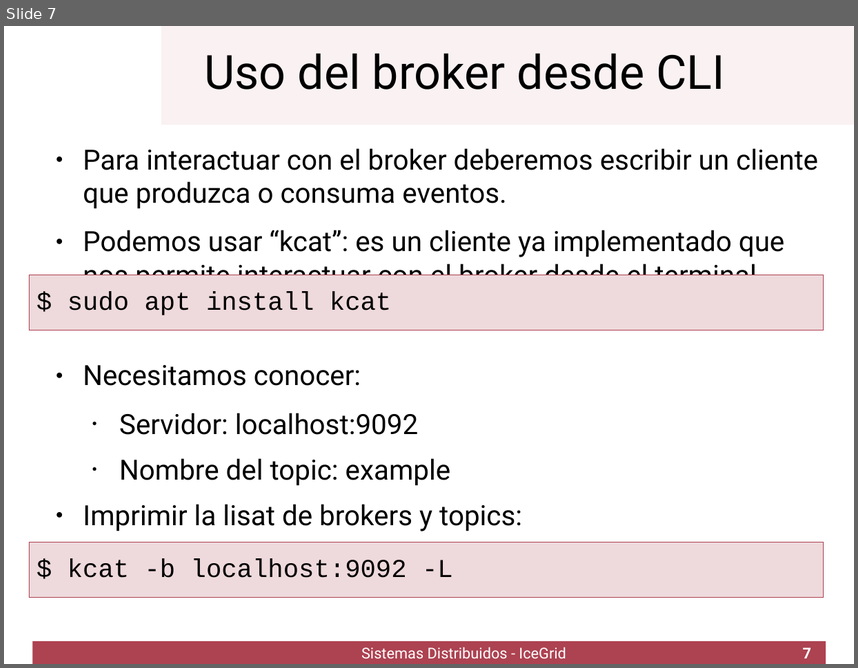
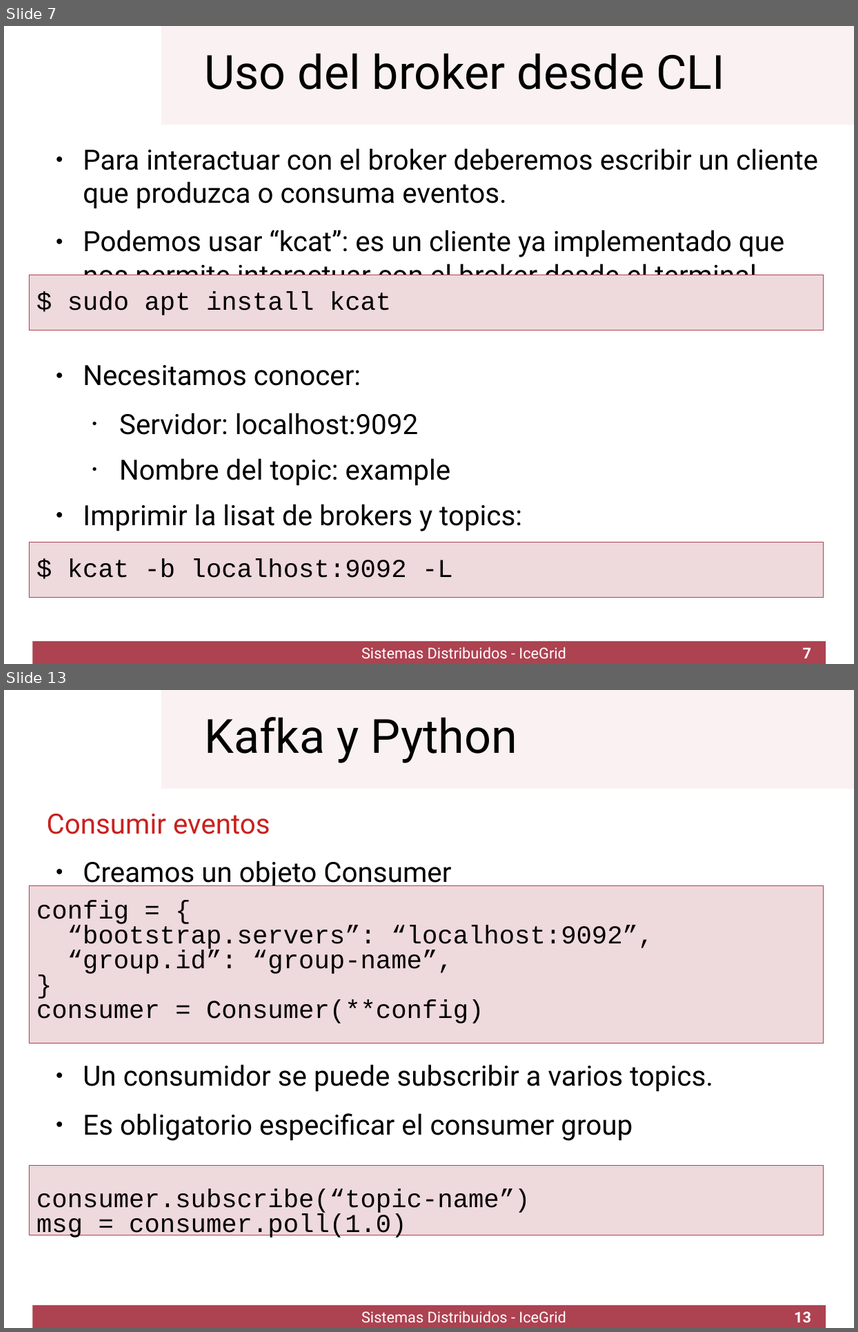
Before and after one commit to UCLM-ESI/ssdd.kafka-lab, a slide deck: kafka1.odp. Shown one above the other, each under a label of ours: slide 7 before the commit, slides 7 and 13 after it; the slides between them are not shown. The pictures are 858x668 and 858x1332 pixels, drawn with LibreOffice and Linux fonts; fonts in the diff are those of the drawing; background and template pictures are left out. Boxes give left, top, right and bottom in pixels: in the first picture for what was removed or moved away, otherwise in the second. Text is boxed around its words. In the diff, an @@ line names an element or a change of style, - is before the commit and + after.

```diff
--- a/kafka1.odp
+++ b/kafka1.odp
@@ slide 13 added at (4, 690, 854, 1328), background #FFFFFF; not listed: 2 template elements that a slide beside it also shows @@
@@ title added at (204, 717, 517, 763), 44 pt, text #000000 @@
+Kafka y Python
@@ text added at (47, 814, 451, 886), 26 pt, text #000000 @@
+Consumir eventos
+● Creamos un objeto Consumer
@@ title added at (29, 886, 824, 1043), fill #EED9DC, outline #AD4251 0 pt, 24 pt, text #000000 @@
+config = {
+“bootstrap.servers”: “localhost:9092”,
+“group.id”: “group-name”,
+}
+consumer = Consumer(**config)
@@ text added at (83, 1064, 713, 1141), 26 pt, text #000000 @@
+● Un consumidor se puede subscribir a varios topics.
+● Es obligatorio especificar el consumer group
@@ title added at (29, 1165, 824, 1234), fill #EED9DC, outline #AD4251 0 pt, 24 pt, text #000000 @@
+consumer.subscribe(“topic-name”)
+msg = consumer.poll(1.0)
@@ text added at (361, 1310, 566, 1322), 14 pt, text #FFFFFF @@
+Sistemas Distribuidos - IceGrid
@@ page number added at (794, 1311, 811, 1322), 14 pt, text #FFFFFF, bold @@
+13
```
Also in this commit, not shown: 2 slides changed, 3 other slides added.
